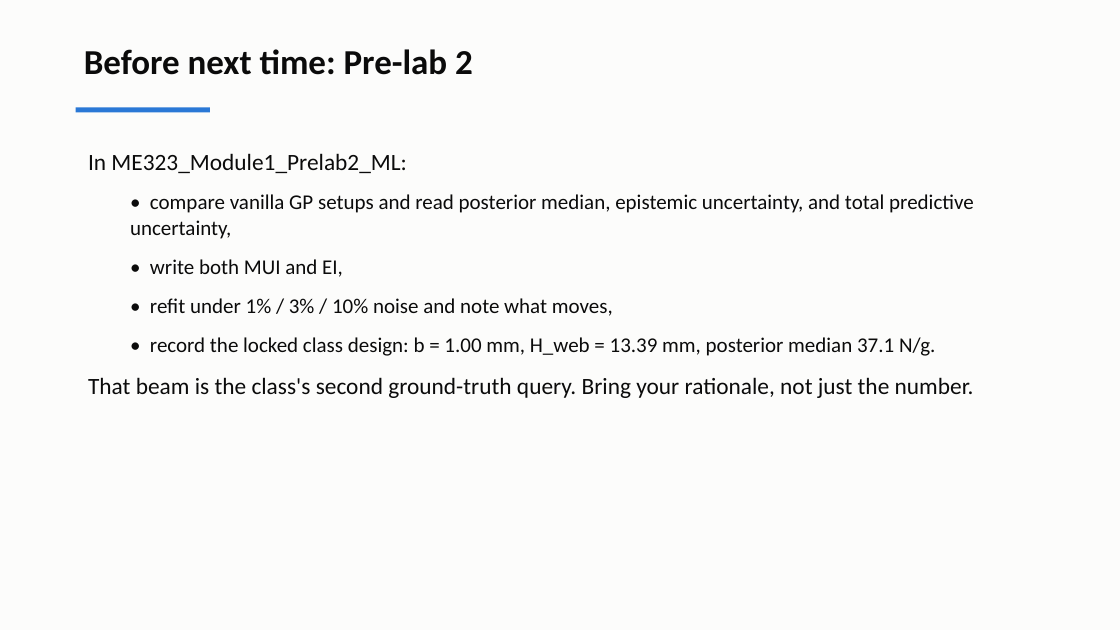
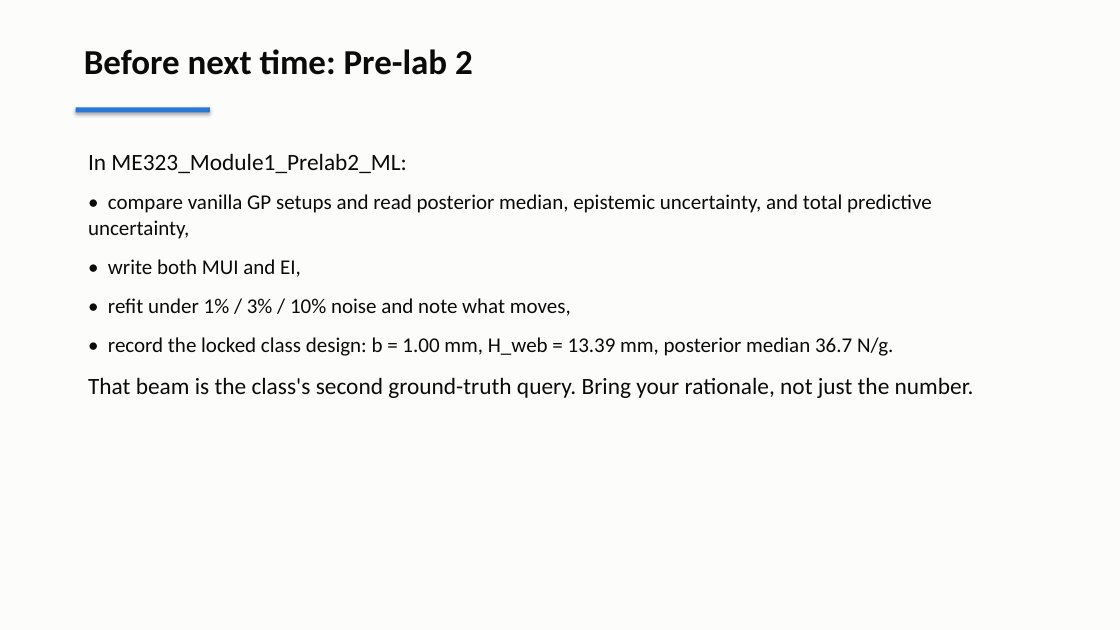
Before and after one commit to andrewvoss8-boop/core-me-data-science-activities-public, a slide deck: slide 22 of me323/Module1_drafts/ME323_Module1_Lecture2.pptx. Drawn at 1120x630 pixels with LibreOffice and Linux fonts; fonts in the diff are those of the drawing. Boxes give left, top, right and bottom in pixels: in the first picture for what was removed or moved away, otherwise in the second. Text is boxed around its words. In the diff, an @@ line names an element or a change of style, - is before the commit and + after.

```diff
--- a/me323/Module1_drafts/ME323_Module1_Lecture2.pptx
+++ b/me323/Module1_drafts/ME323_Module1_Lecture2.pptx
@@ rectangle at (x1=76, y1=108, x2=210, y2=113): shadow on @@
@@ text at (x1=88, y1=194, x2=932, y2=316): list level 2 to 1 in "• compare vanilla GP setups ..."; list level 2 to 1 in "• write both MUI and ..."; list level 2 to 1 in "• refit under 1% / ..." @@
@@ text at (x1=108, y1=337, x2=893, y2=356): text changed @@
-  • record the locked class design: b = 1.00 mm, H_web = 13.39 mm, posterior median 37.1 N/g.
+• record the locked class design: b = 1.00 mm, H_web = 13.39 mm, posterior median 36.7 N/g.
```
Also in this commit, not shown: 21 other slides changed, 18 other files.
